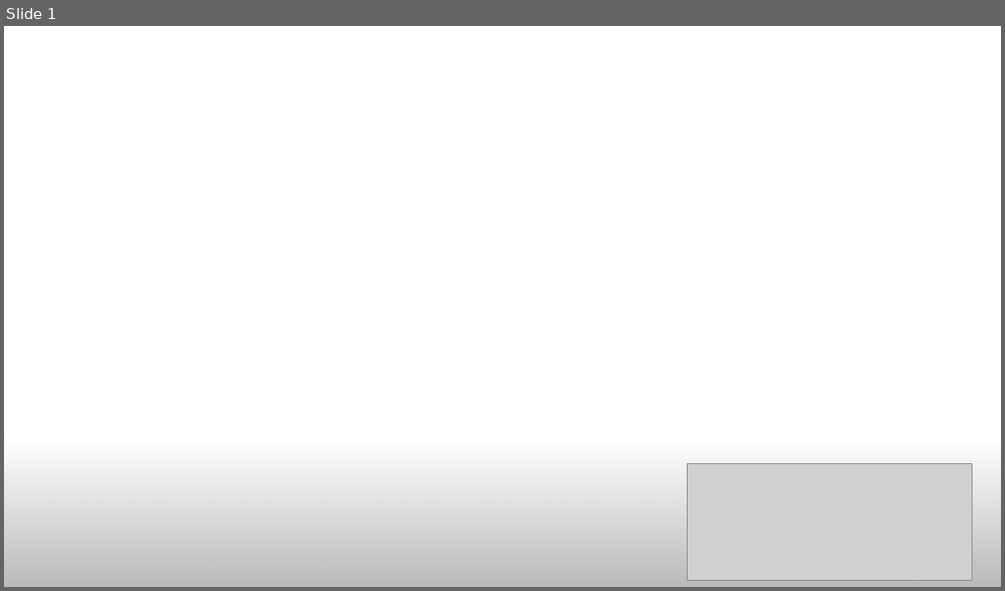
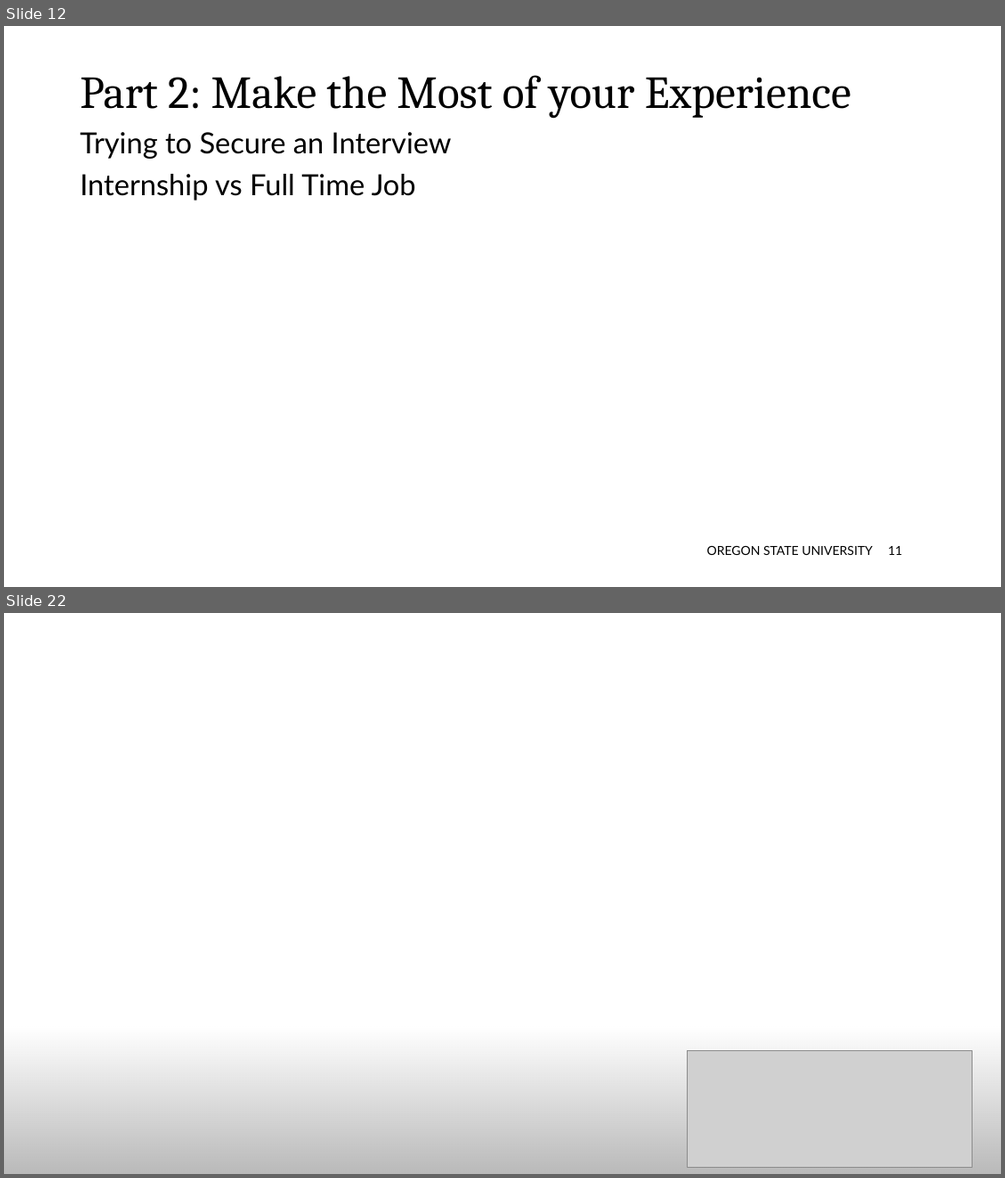
Before and after one commit to davicx/david, a slide deck: career/Career- 2022/OSU- COB Instructor/OSU- Career.pptx. Shown one above the other, each under a label of ours: slide 1 before the commit, slides 12 and 22 after it; the slides between them are not shown. The pictures are 1005x591 and 1005x1178 pixels, drawn with LibreOffice and Linux fonts; fonts in the diff are those of the drawing; grey boxes stand for pictures. Boxes give left, top, right and bottom in pixels: in the first picture for what was removed or moved away, otherwise in the second. Text is boxed around its words. In the diff, an @@ line names an element or a change of style, - is before the commit and + after.

```diff
--- a/career/Career- 2022/OSU- COB Instructor/OSU- Career.pptx
+++ b/career/Career- 2022/OSU- COB Instructor/OSU- Career.pptx
@@ slide 12 added at <box>4,26,1001,587</box>, background #FFFFFF @@
@@ title added at <box>80,75,851,118</box>, 44 pt, text #000000 @@
+Part 2: Make the Most of your Experience
@@ text added at <box>80,132,452,200</box>, 28 pt, text #000000 @@
+Trying to Secure an Interview
+Internship vs Full Time Job
@@ text added at <box>707,546,873,555</box>, 12 pt, text #000000 @@
+OREGON STATE UNIVERSITY
@@ page number added at <box>888,546,902,555</box>, 12 pt, text #000000 @@
+11
@@ what was slide 1 is now slide 22 @@
```
Also in this commit, not shown: 3 slides changed, 19 other slides added, 2 slides removed, 2 other files.
